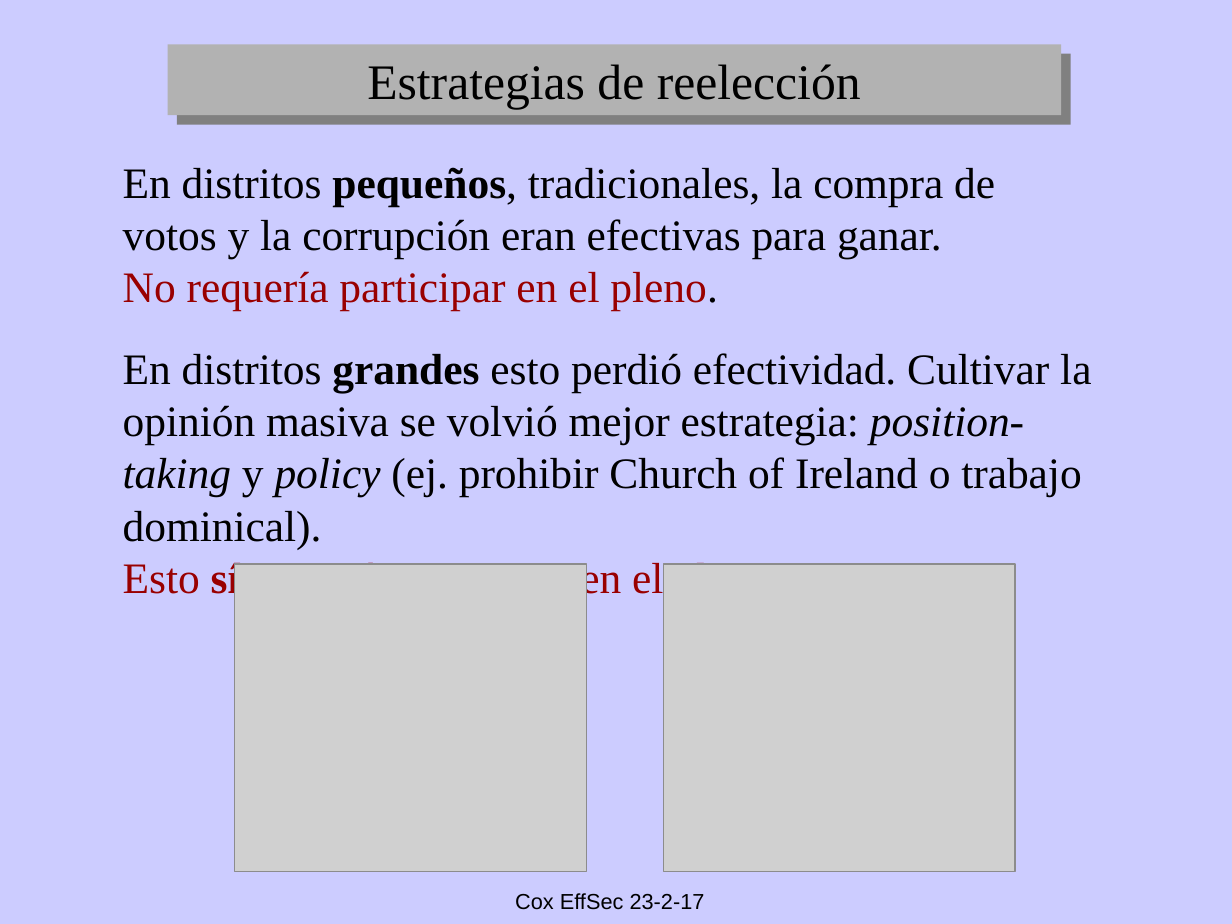
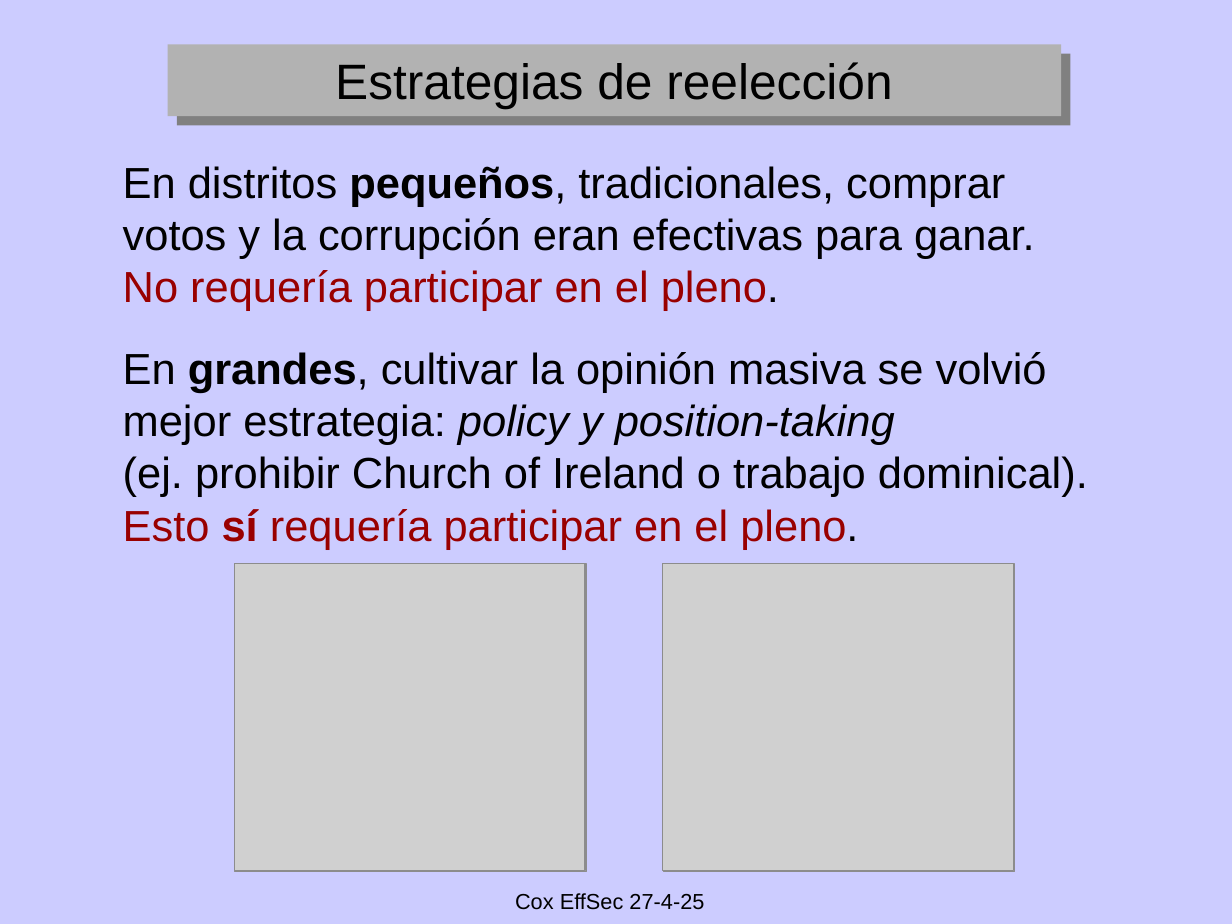
Before and after one commit to emagar/pc3, a slide deck: slide 41 of class/08-efficient-secret/claseEffSecret.pptx (slide 32 before the commit). Drawn at 1232x924 pixels with LibreOffice and Linux fonts; fonts in the diff are those of the drawing; grey boxes stand for pictures. Boxes give left, top, right and bottom in pixels: in the first picture for what was removed or moved away, otherwise in the second. Text is boxed around its words. In the diff, an @@ line names an element or a change of style, - is before the commit and + after.

```diff
--- a/class/08-efficient-secret/claseEffSecret.pptx
+++ b/class/08-efficient-secret/claseEffSecret.pptx
@@ rectangle "Estrategias de reelección" at bbox=[168, 45, 1062, 116]: font Times New Roman to Arial @@
@@ text at bbox=[123, 166, 1035, 311]: text changed; font Times New Roman to Arial @@
-En distritos pequeños, tradicionales, la compra de votos y la corrupción eran efectivas para ganar.
-No requería participar en el pleno.
+En distritos pequeños, tradicionales, comprar votos y la corrupción eran efectivas para ganar.
+No requería participar en el pleno.
@@ text at bbox=[123, 352, 1088, 550]: text changed; font Times New Roman to Arial @@
-En distritos grandes esto perdió efectividad. Cultivar la opinión masiva se volvió mejor estrategia: position-taking y policy (ej. prohibir Church of Ireland o trabajo dominical).
-Esto sí requería participar en el pleno.
+En grandes, cultivar la opinión masiva se volvió mejor estrategia: policy y position-taking
+(ej. prohibir Church of Ireland o trabajo dominical).
+Esto sí requería participar en el pleno.
@@ picture added at bbox=[235, 563, 586, 871] @@
@@ text at bbox=[515, 893, 704, 910]: text changed @@
-Cox EffSec 23-2-17
+Cox EffSec 27-4-25
```
Also in this commit, not shown: 24 other slides changed, 15 slides added, 12 slides removed, 1 other file.
